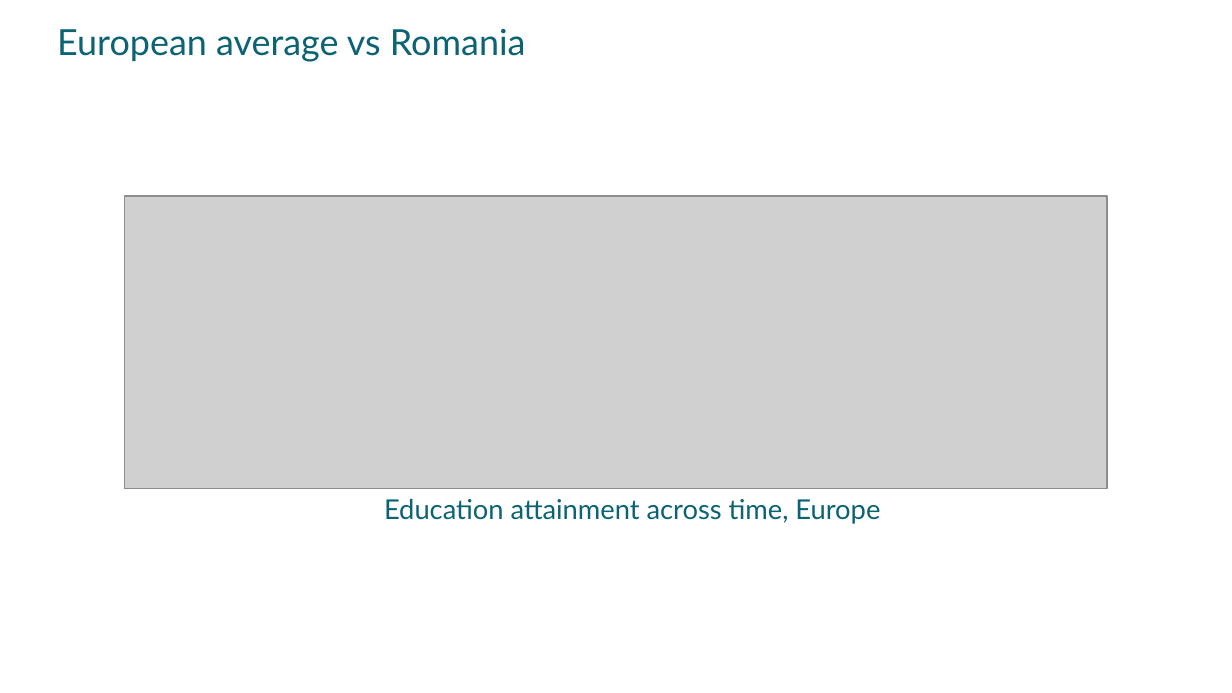
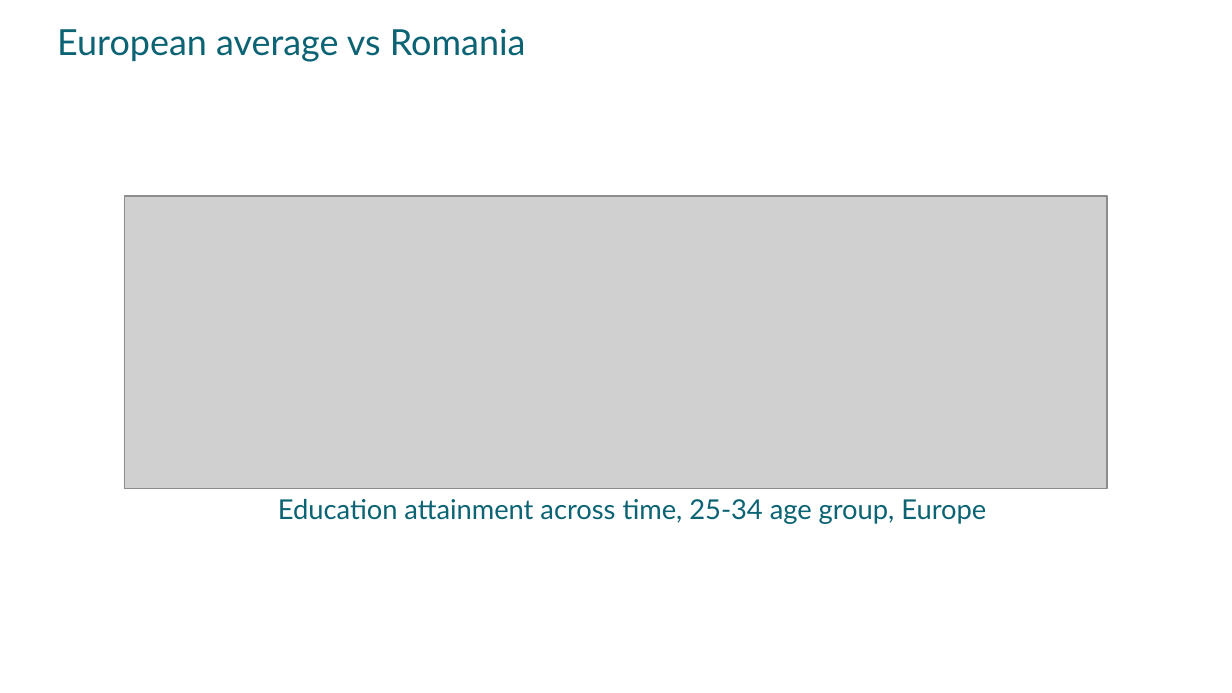
Before and after one commit to mehanix/RoEduAttainment, a slide deck: slide 7 of Presentation.pptx. Drawn at 1232x693 pixels with LibreOffice and Linux fonts; fonts in the diff are those of the drawing; grey boxes stand for pictures. Boxes give left, top, right and bottom in pixels: in the first picture for what was removed or moved away, otherwise in the second. Text is boxed around its words. In the diff, an @@ line names an element or a change of style, - is before the commit and + after.

```diff
--- a/Presentation.pptx
+++ b/Presentation.pptx
@@ text at (278,499,986,524): text changed @@
-Education attainment across time, Europe
+Education attainment across time, 25-34 age group, Europe
```
Also in this commit, not shown: 6 other slides changed, 2 other files.
